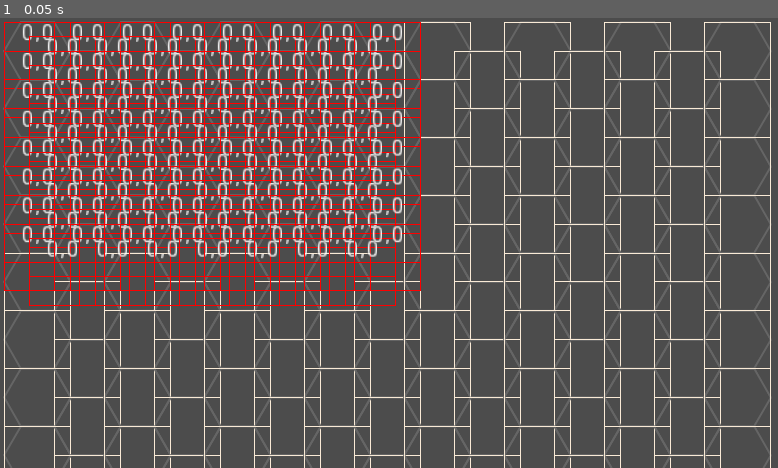
Above: before the commit, frame 1.
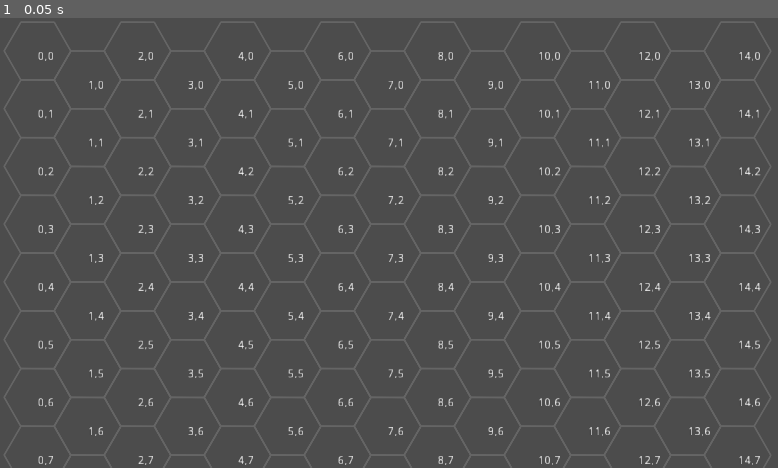
Above: after the commit, the same moment.

Repository: cardinal23/Hex2022
Game: Godot game, scene res://Main.tscn
Same seed, same stepped clock (60 frames per second), same inputs: the game is played once before the commit and once after it.
Inputs:
- Up to frame 1 (0.05 s): no input

The runs differ from the first frame. In frame 1, 17% of the frame differs, in the area x 0-100%, y 0-100%.

Commit message:
Corrected hex grid postioning

Diff:
--- a/Grid.gd
+++ b/Grid.gd
@@ -4,21 +4,23 @@
 
 var hexes = {}
 
+var hexSize = 160
+var gridSize = Vector2(15,8)
+
 func _init():
-    var size = 80
-    var width = 2 * size
+    var size = hexSize / 2
+    var width = hexSize
     var height = sqrt(3) * size
 
-    for y in 8:
-        for x in 15:
-            # Everything needed to be divided in half here and I don't know why :(
-            var oddVerticalOffset = (x % 2) * (height / 2)
+    for y in gridSize.y:
+        for x in gridSize.x:
+            var oddVerticalOffset = (x % 2) * (height)
 
             var hex = Hex.instance()
             hex.size = size
             hex.position = Vector2(
-                (width * 0.75) * x / 2,
-                (height * y / 2) + oddVerticalOffset / 2
+                (width * 0.75) * x,
+                (height * y) + oddVerticalOffset / 2
             )
             add_child(hex)
             var coordinates = Vector2(x,y)
--- a/Grid.tscn
+++ b/Grid.tscn
@@ -3,8 +3,6 @@
 [ext_resource path="res://Grid.gd" type="Script" id=1]
 
 [node name="Grid" type="Control"]
-margin_right = 40.0
-margin_bottom = 40.0
 script = ExtResource( 1 )
 __meta__ = {
 "_edit_use_anchors_": false
--- a/Hex.gd
+++ b/Hex.gd
@@ -2,19 +2,22 @@
 
 var size = 400
 var coordinates: Vector2
+
 onready var bounds = $Bounds
+onready var coordinatesLabel = $Bounds/CoordinatesLabel
+
+var debug := true
 
 func _init():
-    width = 2.0
+    width = 1.0
     default_color = Color(0.4,0.4,0.4)
 
 func _ready():
-    var center = Vector2(
-        position.x + size,
-        position.y + (sqrt(3) * size) / 2
-    )
+    var center = Vector2(size, (sqrt(3) * size) / 2)
+    bounds.rect_min_size = Vector2(size * 2, sqrt(3) * size)
 
-    bounds.rect_min_size = Vector2(size, size)
+    var coordinatesText = "%d,%d" % [coordinates.x, coordinates.y]
+    coordinatesLabel.text = coordinatesText
 
     set_points(
         PoolVector2Array([
@@ -28,13 +31,8 @@
         ])
     )
 
-func _draw():
-    #print(position)
-    var debug := true
-
-    if debug:
-        var borderRect = Rect2(position, Vector2(size * 2, sqrt(3) * size))
-        draw_rect(borderRect, Color.antiquewhite, false)
+    #bounds.editor_only = !debug
+    coordinatesLabel.visible = debug
 
 # From https://www.redblobgames.com/grids/hexagons/
 func corner(center, size, i):
--- a/Hex.tscn
+++ b/Hex.tscn
@@ -7,21 +7,21 @@
 script = ExtResource( 1 )
 
 [node name="Bounds" type="ReferenceRect" parent="."]
-margin_right = 160.0
-margin_bottom = 160.0
-rect_min_size = Vector2( 40, 40 )
-editor_only = false
+border_width = 0.2
 __meta__ = {
 "_edit_use_anchors_": false
 }
 
 [node name="CoordinatesLabel" type="Label" parent="Bounds"]
+anchor_left = 0.5
+anchor_top = 0.5
+anchor_right = 0.5
+anchor_bottom = 0.5
 margin_right = 40.0
 margin_bottom = 31.0
-rect_scale = Vector2( 4, 4 )
+rect_scale = Vector2( 2, 2 )
 text = "0,0
 "
-align = 1
 __meta__ = {
 "_edit_use_anchors_": false
 }
